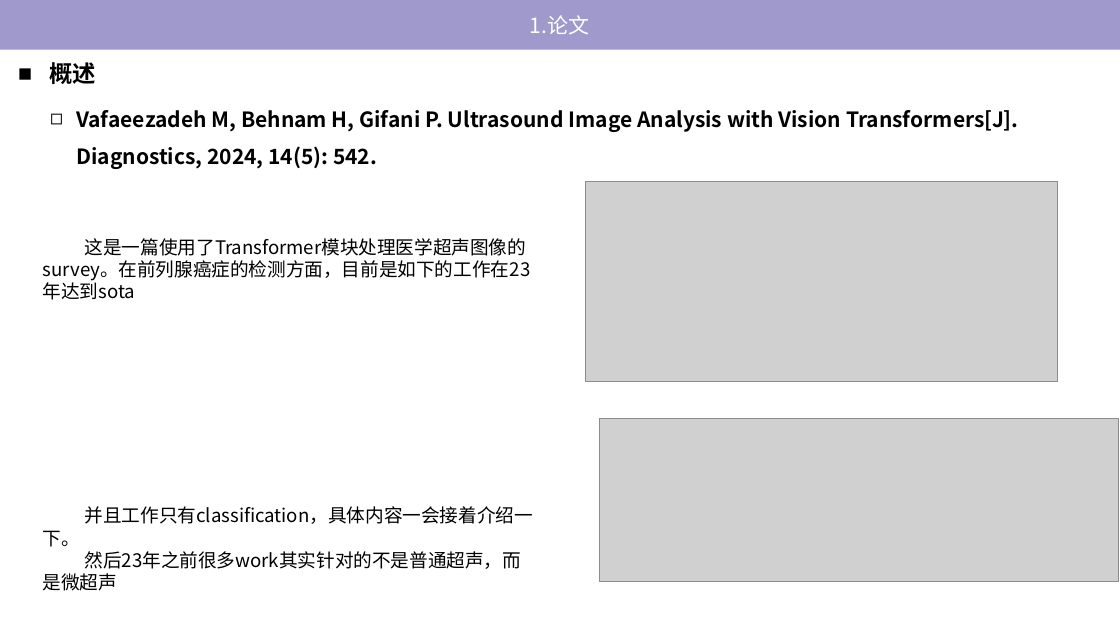
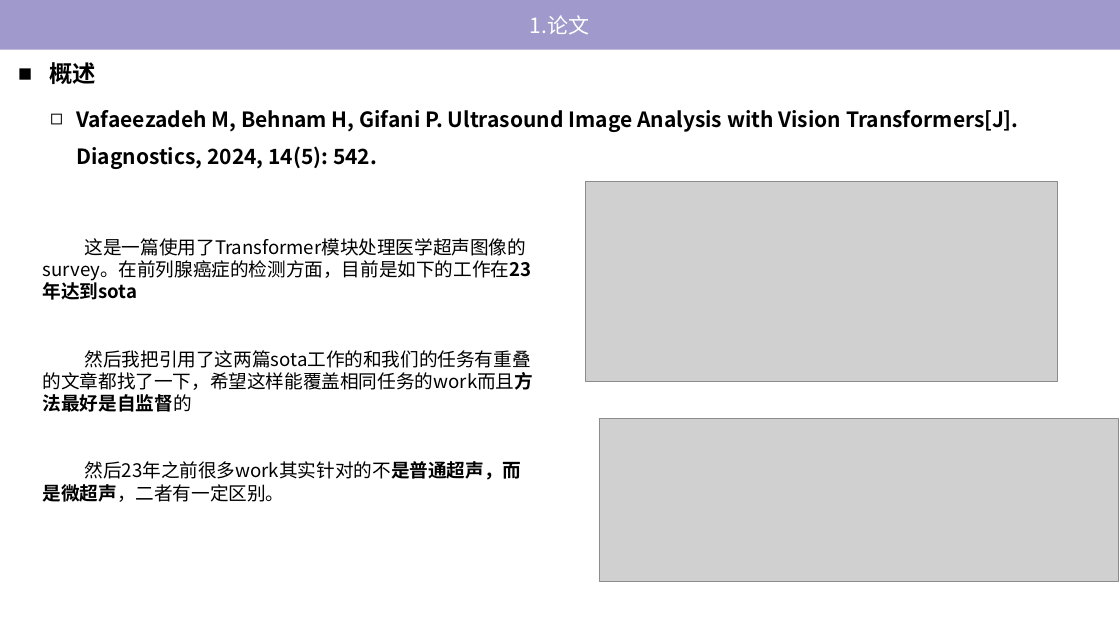
Before and after one commit to tj-messi/cv-computer-visual-tj, a slide deck: slide 4 of 0.跟做项目/前列腺炎诊断--医疗影像大模型/进度汇报/2024-11-24 - 调研.pptx (slide 5 before the commit). Drawn at 1120x630 pixels with LibreOffice and Linux fonts; fonts in the diff are those of the drawing; grey boxes stand for pictures. Boxes give left, top, right and bottom in pixels: in the first picture for what was removed or moved away, otherwise in the second. Text is boxed around its words. In the diff, an @@ line names an element or a change of style, - is before the commit and + after.

```diff
--- a/0.跟做项目/前列腺炎诊断--医疗影像大模型/进度汇报/2024-11-24 - 调研.pptx
+++ b/0.跟做项目/前列腺炎诊断--医疗影像大模型/进度汇报/2024-11-24 - 调研.pptx
@@ text at (43,238,532,281): bold on in "这是一篇使用了Transformer模块处理医学超声图像的survey。在前列腺癌症的检测方面，目前是如下的工作在23年 ..." @@
@@ text at (43,350,534,502): text changed @@
-并且工作只有classification，具体内容一会接着介绍一下。
-然后23年之前很多work其实针对的不是普通超声，而是微超声
+然后我把引用了这两篇sota工作的和我们的任务有重叠的文章都找了一下，希望这样能覆盖相同任务的work而且方法最好是自监督的
+然后23年之前很多work其实针对的不是普通超声，而是微超声，二者有一定区别。
```
Also in this commit, not shown: 2 other slides changed, 10 slides added, 1 slide removed, 4 other files.
